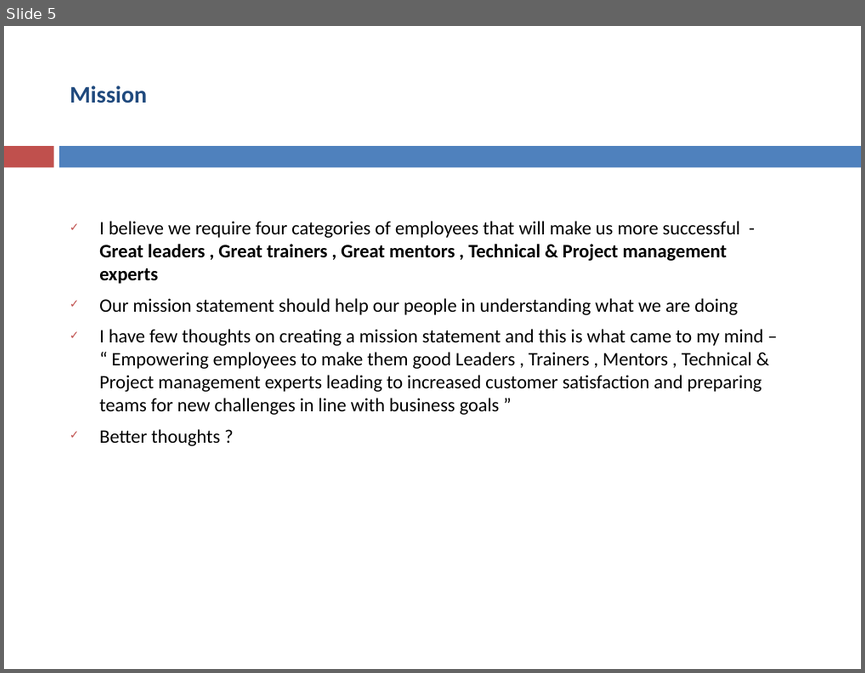
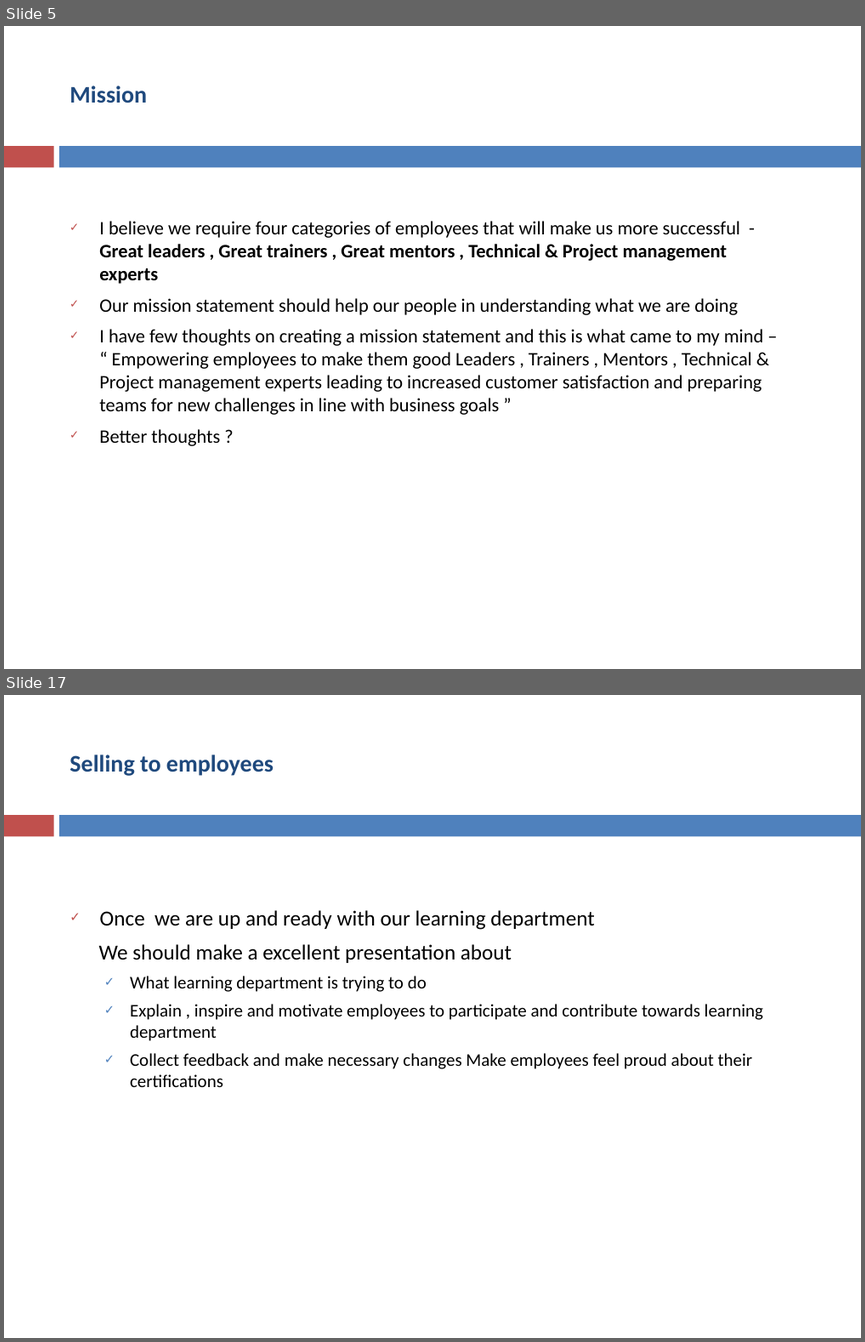
Before and after one commit to asakala/notes, a slide deck: Prokarma/Customer Satisfaction.pptx. Shown one above the other, each under a label of ours: slide 5 before the commit, slides 5 and 17 after it; the slides between them are not shown. The pictures are 865x673 and 865x1342 pixels, drawn with LibreOffice and Linux fonts; fonts in the diff are those of the drawing. Boxes give left, top, right and bottom in pixels: in the first picture for what was removed or moved away, otherwise in the second. Text is boxed around its words. In the diff, an @@ line names an element or a change of style, - is before the commit and + after.

```diff
--- a/Prokarma/Customer Satisfaction.pptx
+++ b/Prokarma/Customer Satisfaction.pptx
@@ slide 17 added at bbox=[4, 695, 861, 1338], background #FFFFFF; not listed: 2 template elements that a slide beside it also shows @@
@@ title added at bbox=[69, 755, 273, 776], 20 pt, text #1F497D, bold @@
+Selling to employees
@@ text added at bbox=[99, 910, 763, 1087], 15 pt, text #000000 @@
+✓ Once we are up and ready with our learning department
+We should make a excellent presentation about
+  ✓ What learning department is trying to do
+  ✓ Explain , inspire and motivate employees to participate and contribute towards learning department
+  ✓ Collect feedback and make necessary changes Make employees feel proud about their certifications
```
Also in this commit, not shown: 4 slides changed, 10 other slides added, 16 slides removed.
